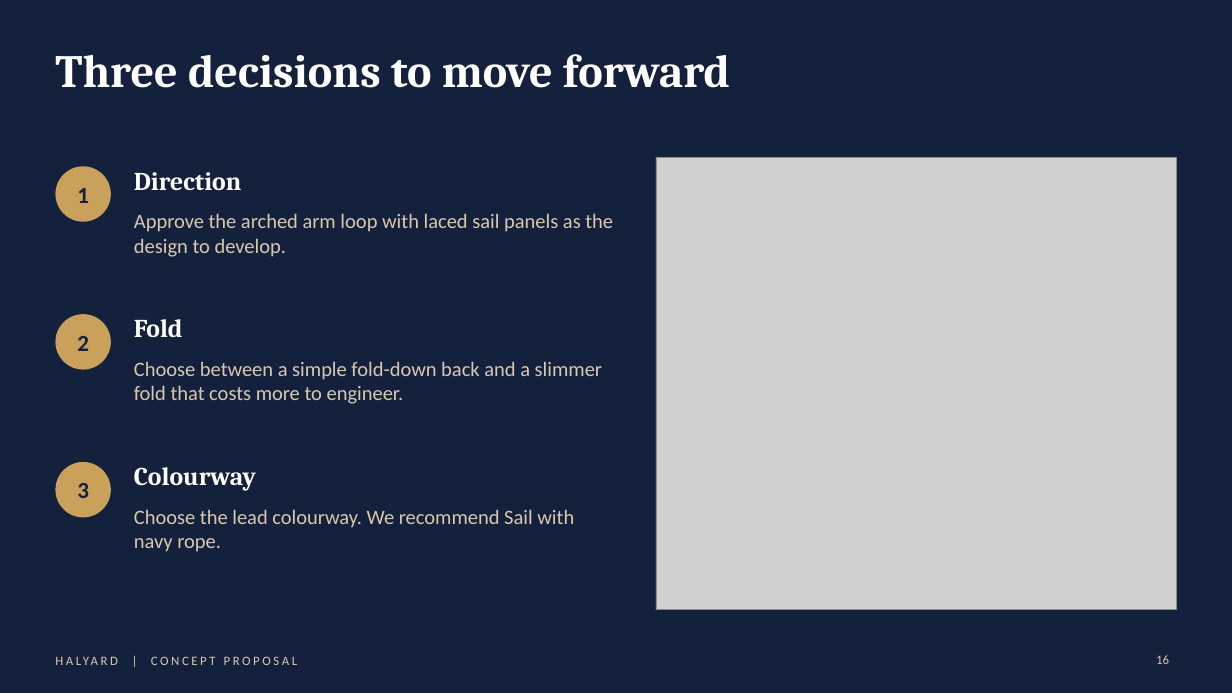
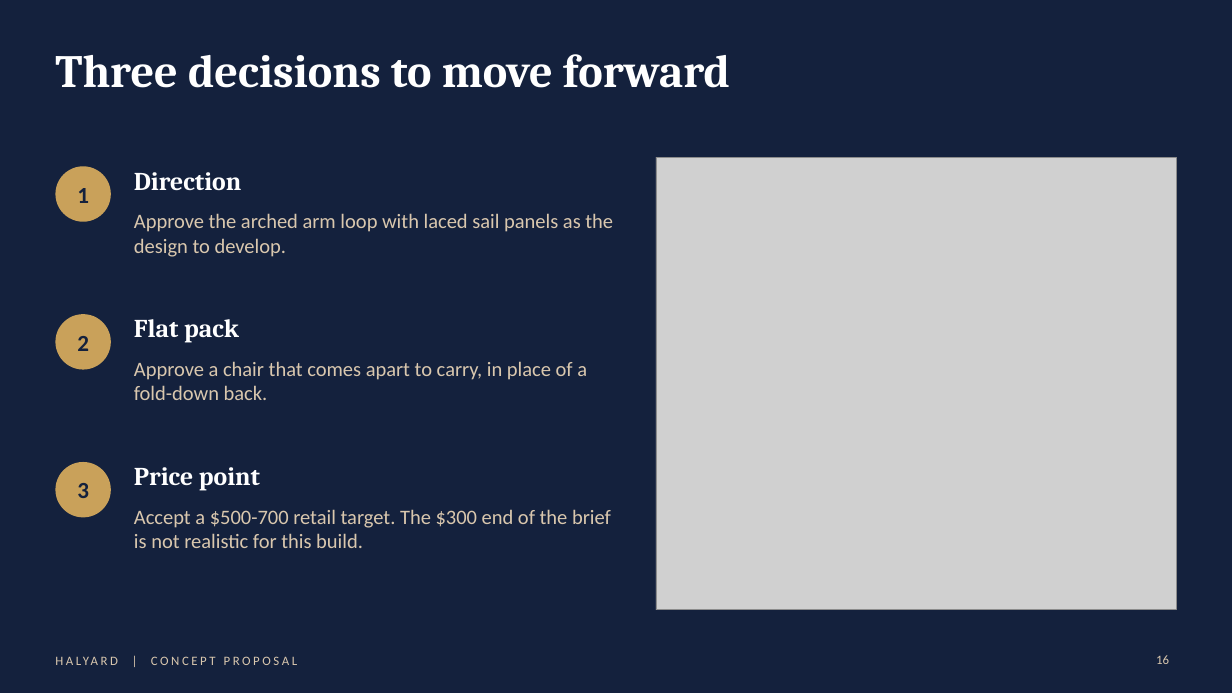
Before and after one commit to peterkaplan/hiking-games, a slide deck: slide 16 of beach-chair-render/Halyard-Beach-Club-Chair-Proposal.pptx. Drawn at 1232x693 pixels with LibreOffice and Linux fonts; fonts in the diff are those of the drawing; grey boxes stand for pictures. Boxes give left, top, right and bottom in pixels: in the first picture for what was removed or moved away, otherwise in the second. Text is boxed around its words. In the diff, an @@ line names an element or a change of style, - is before the commit and + after.

```diff
--- a/beach-chair-render/Halyard-Beach-Club-Chair-Proposal.pptx
+++ b/beach-chair-render/Halyard-Beach-Club-Chair-Proposal.pptx
@@ text at [134, 319, 239, 343]: text changed @@
-Fold
+Flat pack
@@ text at [134, 361, 587, 400]: text changed @@
-Choose between a simple fold-down back and a slimmer fold that costs more to engineer.
+Approve a chair that comes apart to carry, in place of a fold-down back.
@@ text at [134, 467, 260, 491]: text changed @@
-Colourway
+Price point
@@ text at [134, 509, 611, 548]: text changed @@
-Choose the lead colourway. We recommend Sail with navy rope.
+Accept a $500-700 retail target. The $300 end of the brief is not realistic for this build.
```
Also in this commit, not shown: 13 other slides changed, 12 other files.
